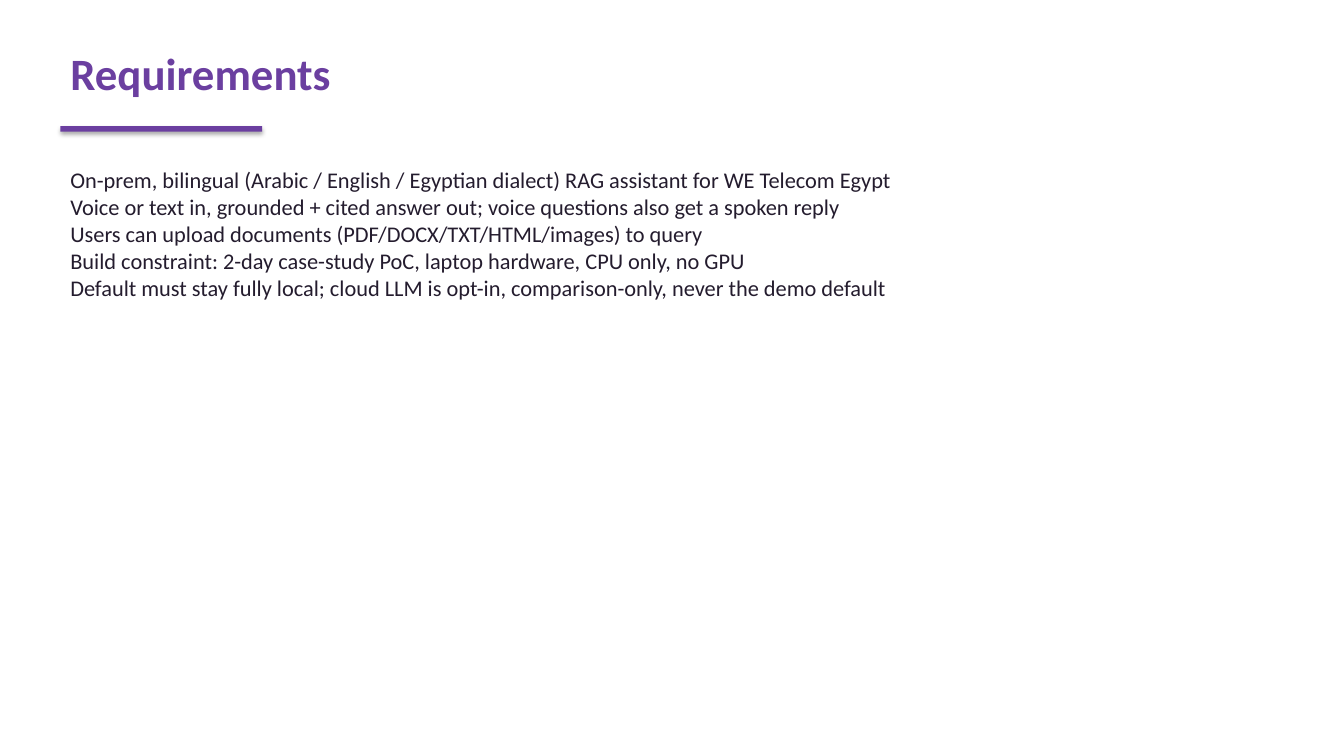
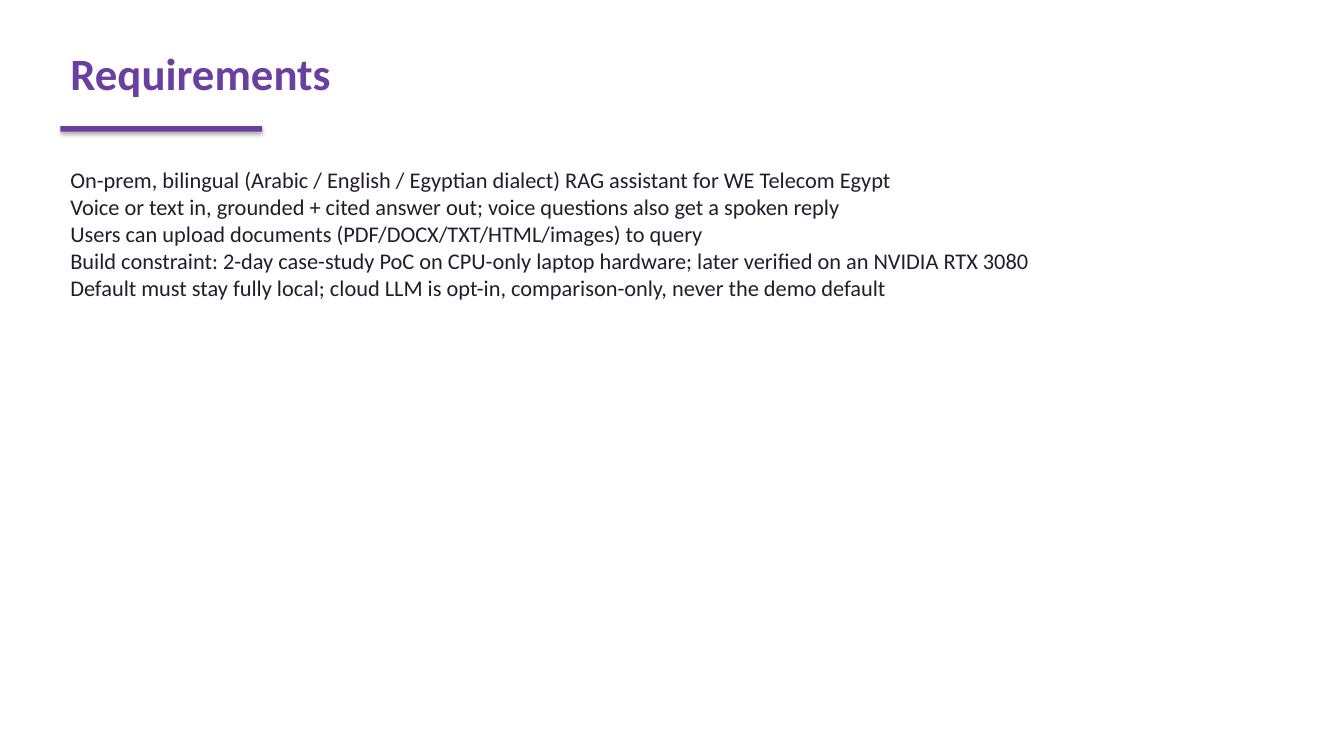
Before and after one commit to Ahmed3abdelrahim/WE-INTELLIGENT-ASSISTANT, a slide deck: slide 1 of slides/we_assistant.pptx. Drawn at 1344x756 pixels with LibreOffice and Linux fonts; fonts in the diff are those of the drawing. Boxes give left, top, right and bottom in pixels: in the first picture for what was removed or moved away, otherwise in the second. Text is boxed around its words. In the diff, an @@ line names an element or a change of style, - is before the commit and + after.

```diff
--- a/slides/we_assistant.pptx
+++ b/slides/we_assistant.pptx
@@ text at <box>70,253,1028,273</box>: text changed @@
-Build constraint: 2-day case-study PoC, laptop hardware, CPU only, no GPU
+Build constraint: 2-day case-study PoC on CPU-only laptop hardware; later verified on an NVIDIA RTX 3080
```
Also in this commit, not shown: 9 other slides changed, 9 other files.
